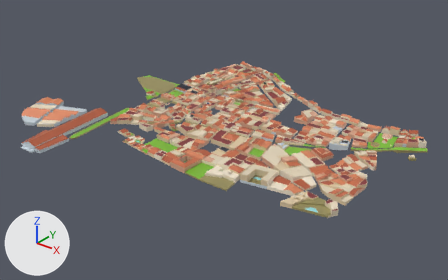
What one commit did to the glTF model public/models/houses.glb.
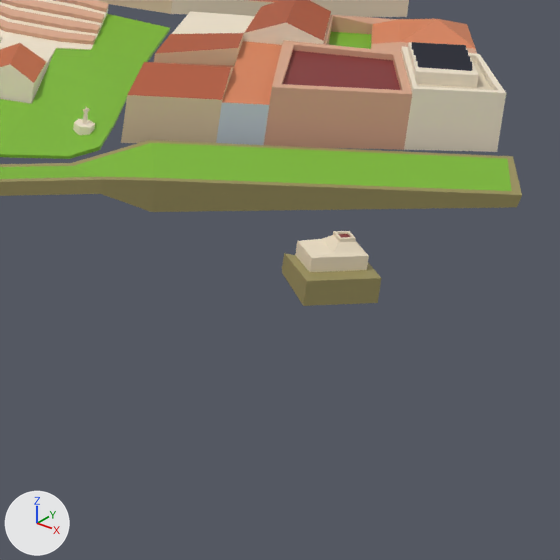
Old and new are each drawn whole from a camera (50 mm lens) standing at (1101.0, -1523.0, 877.0) and looking at (-35.0, -102.0, -4.0) and again close up on the part from 86% to 96% of the width and 48% to 65% of the height. Lighting does not change. The marker at lower left points along +X, +Y and +Z. The first two pictures are the older version. Where no turn or scale is listed for an object, it has been applied to the vertices. Vertices at exactly the same position are counted once.

The first close-up shows 'CasasPueblo'.
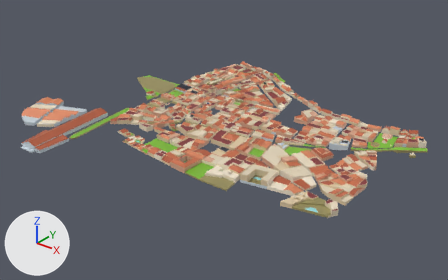
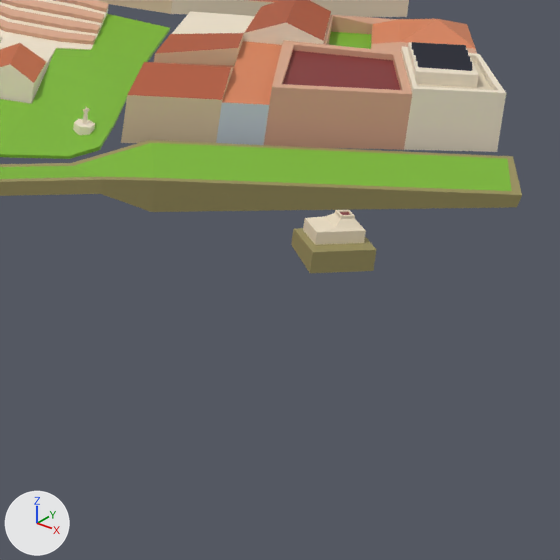
Commit message: chore: actualizar houses y streets

Boxes (x1, y1, x2, y2) around the edits, measured in the close-ups (560 x 560 px):
'CasasPueblo', reshaped: before (0, 0, 522, 306); after (0, 0, 522, 273)
part 1 of me_cube, added: after (291, 210, 376, 273)
part 2 of me_cube, deleted: before (282, 231, 381, 306)

Edits to the bpy script that builds the scene:
```text
Change me_cube:
    used by ob_casaspueblo; location = (-239.0, 359.8, 62.4)
    remove me_cube.from_pydata(...)  # 8452 vertices, 15587 faces; spans x -468.0..812.0, y -935.0..40.0, z -49.0..42.0
    add me_cube.from_pydata(...)  # 8452 vertices, 15585 faces; spans x -468.0..808.0, y -935.0..40.0, z -49.0..44.0
    me_cube part 1: a new loose piece of 40 vertices spanning x 788.0..808.0, y -392.0..-373.0, z 33.0..44.0
    me_cube part 2
    40 vertices are removed from x 789.0..812.0, y -400.0..-378.0, z 28.0..42.0
    76 faces are deleted
```
